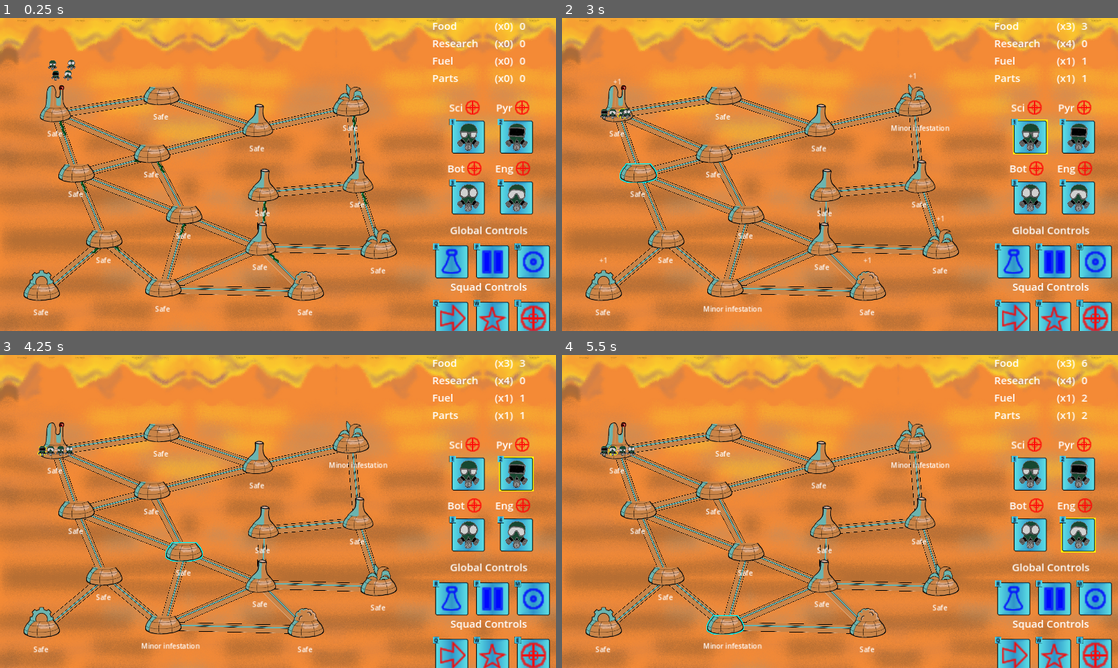
Above: before the commit, frames 1-4 (two rows, left to right).
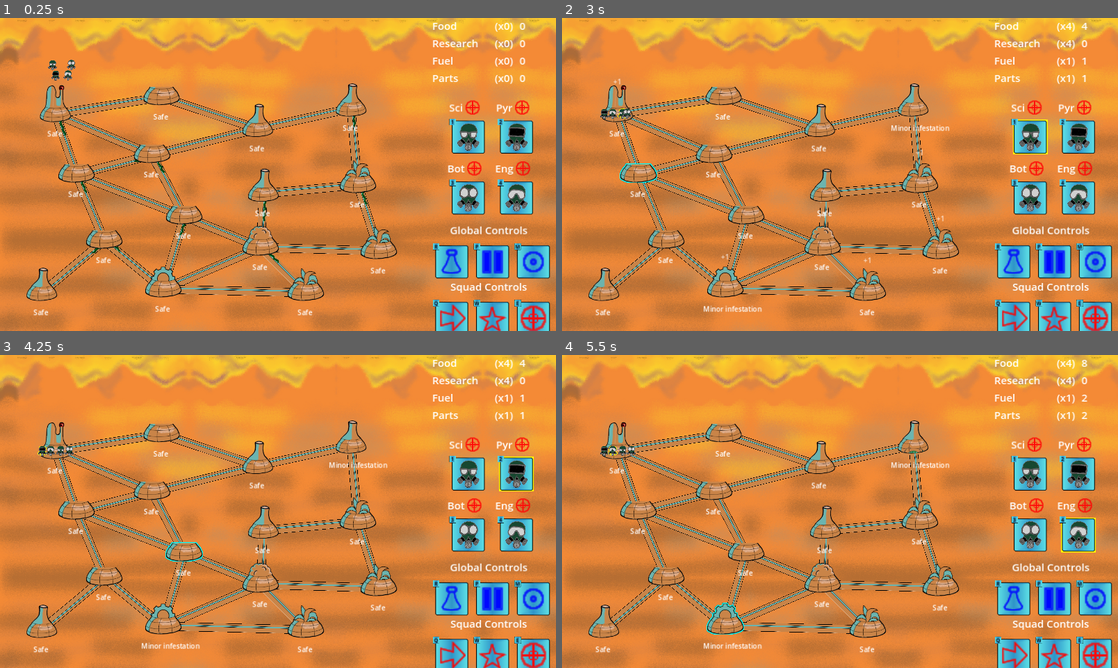
Above: after the commit, the same moments.

Repository: Aveli-games/contra-tentacula
Game: Godot game, scene res://main.tscn
The game is run twice, just before and just after one commit, with the same random seed, the same clock (stepped at 60 frames per second) and the same inputs.
Inputs (mouse positions are in pixels of both pictures, inside the frame that each line leads up to):
- Up to frame 1 (0.25 s): no input
- Up to frame 2 (3 s): move the mouse to (617, 102) at 0.52 s; hold E (Fight) 0.53-1.28 s; click (617, 102) at 0.67 s; move the mouse to (712, 143) at 1.27 s; tap Q (Move) at 1.35 s; click (712, 143) at 1.42 s; move the mouse to (723, 86) at 2.02 s; hold W (Special) 2.03-2.78 s; click (723, 86) at 2.17 s; move the mouse to (639, 165) at 2.77 s; tap 1 (Squad1) at 2.85 s; click (639, 165) at 2.92 s
- Up to frame 3 (4.25 s): tap Enter at 3.5 s; move the mouse to (183, 542) at 3.52 s; hold 2 (Squad2) from 3.53 s (still down); click (183, 542) at 3.67 s
- Up to frame 4 (5.5 s): tap Space at 4.25 s; move the mouse to (667, 567) at 4.27 s; release 2 (Squad2) at 4.28 s; tap 3 (Squad3) at 4.35 s; click (667, 567) at 4.42 s; move the mouse to (723, 614) at 5.02 s; hold 4 (Squad4) from 5.03 s (still down); click (723, 614) at 5.17 s

The runs differ from the first frame. In frame 1, 1.5% of the frame differs, in the area x 4-68%, y 20-91%; in frame 2, 1.6%, in the area x 4-95%, y 1-91%; in frame 3, 1.6%; in frame 4, 1.6%.

Commit message:
Tweak food gen and scientist modifier
Extra food dome

Change modifiers to be percentage

Scientists passive reduces infestation growth by 50%

Diff:
--- a/autoloads/Globals.gd
+++ b/autoloads/Globals.gd
@@ -17,8 +17,8 @@
 const DOME_REMAINING_LOSS_THRESHOLD = 5
 const INFESTATION_COUNTDOWN = 60
 var DOME_TYPE_LIMITS = { # 15 domes total or crash
-	Globals.ResourceType.NONE: 6,
-	Globals.ResourceType.FOOD: 3,
+	Globals.ResourceType.NONE: 5,
+	Globals.ResourceType.FOOD: 4,
 	Globals.ResourceType.FUEL: 1,
 	Globals.ResourceType.PARTS: 1,
 	Globals.ResourceType.RESEARCH: 4,
--- a/dome.gd
+++ b/dome.gd
@@ -107,7 +107,7 @@
 	if infestation_rate_modifiers.is_empty():
 		return Globals.BASE_DOME_INFESTATION_RATE
 	var total_modifiers = infestation_rate_modifiers.values().reduce(sum)
-	return Globals.BASE_DOME_INFESTATION_RATE + total_modifiers
+	return Globals.BASE_DOME_INFESTATION_RATE * (1 + total_modifiers)
 
 func add_infestation_chance_modifier(modifier_id, chance):
 	if !infestation_chance_modifiers.has(modifier_id):
--- a/squad.gd
+++ b/squad.gd
@@ -7,8 +7,7 @@
 signal movement_started
 signal research_toggled
 
-var SCIENTIST_PASSIVE_RATE_MODIFIER = -.075
-
+var SCIENTIST_PASSIVE_RATE_MODIFIER = -.5
 var target_location: Dome
 var location: Dome
 var slot: BuildingSlot
